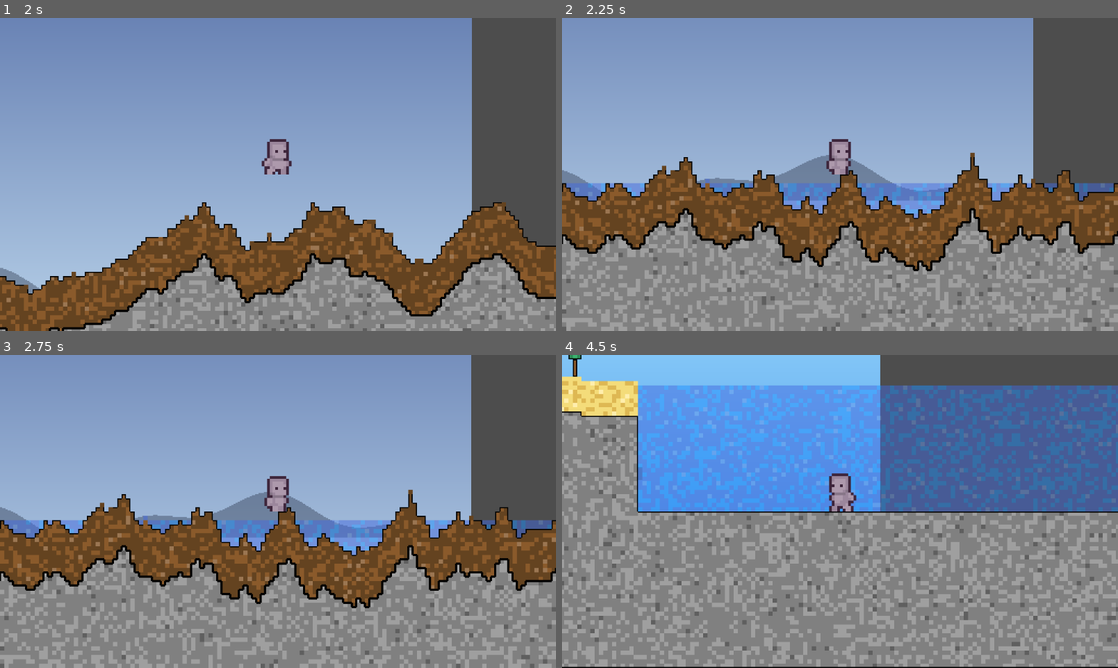
Above: before the commit, frames 1-4 (two rows, left to right).
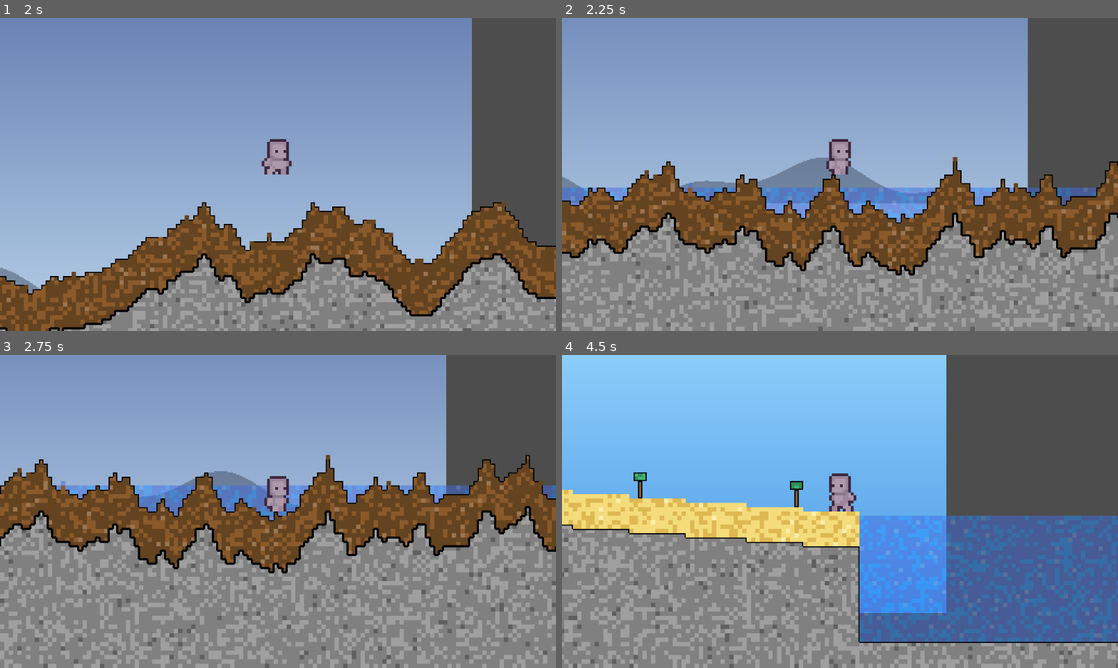
Above: after the commit, the same moments.

Repository: MessrsBrightside/pixel-mixel
Game: Godot game, scene res://scenes/main.tscn
Two runs of this game, one before a commit and one after it. Both use one fixed random seed, a clock stepped at 60 frames per second and the inputs below.
Inputs (mouse positions are in pixels of both pictures, inside the frame that each line leads up to):
- Up to frame 1 (2 s): tap Enter (ui_accept) at 0.5, 0.77, 1.52 s; move the mouse to (400, 158) at 0.52 s; hold Right (ui_right) 0.53-1.28 s; tap 1 at 0.6 s; click (400, 158) at 0.67 s; move the mouse to (166, 190) at 1.27 s; hold Down from 1.28 s (still down); tap 2 at 1.35 s
- Up to frame 2 (2.25 s): move the mouse to (895, 105) at 2.02 s; release Down at 2.03 s; hold Right (ui_right) from 2.03 s (still down); tap 3 at 2.1 s
- Up to frame 3 (2.75 s): keep holding Right (ui_right)
- Up to frame 4 (4.5 s): move the mouse to (812, 574) at 2.77 s; release Right (ui_right) at 2.78 s; hold Up 2.78-3.53 s; tap 4 at 2.85 s; click (812, 574) at 2.92 s; tap Enter (ui_accept) at 3.02, 3.77 s; move the mouse to (1006, 558) at 3.52 s; hold Left (ui_left) from 3.53 s (still down); tap 5 at 3.6 s; move the mouse to (673, 464) at 4.27 s; tap 6 at 4.35 s

Frame 1 is identical in both runs. In frame 2, 27% of the frame differs, in the area x 0-100%, y 0-100%; in frame 3, 43%; in frame 4, 76%.

Commit message:
fix: safe spawn point - scan outward, check solid/air/no-water (#42)
- Update find_spawn_position() to scan outward from center column
- Check safety: solid ground, clear air for HITBOX_H, not underwater
- Add cave fallback: scan from middle of grid if top-scan fails
- Add 5 functional tests: ocean shore, cave, solid ground, air, offset
- Update changelog and test runner

Diff:
--- a/scripts/player.gd
+++ b/scripts/player.gd
@@ -168,8 +168,83 @@
 	if chunk_grid == null:
 		return Vector2.ZERO
 	var size := chunk_grid.get_size()
-	var cx: int = size.x / 2
-	for y in range(size.y):
-		if _is_solid(Vector2i(cx, y)):
-			return Vector2(cx * CHUNK_SIZE + CHUNK_SIZE / 2.0, y * CHUNK_SIZE)
-	return Vector2(cx * CHUNK_SIZE, size.y * CHUNK_SIZE / 2.0)
+	var center: int = size.x / 2
+	var chunks_needed: int = int(ceil(HITBOX_H / float(CHUNK_SIZE)))
+
+	# Scan outward from center column
+	var pos := _find_safe_surface(size, center, chunks_needed, 0, size.y)
+	if pos != Vector2.ZERO:
+		return pos
+
+	# Fallback: scan from middle of grid vertically (cave scenario)
+	var mid_y: int = size.y / 2
+	pos = _find_safe_surface(size, center, chunks_needed, mid_y, size.y)
+	if pos != Vector2.ZERO:
+		return pos
+
+	# Ultimate fallback
+	return Vector2(center * CHUNK_SIZE + CHUNK_SIZE / 2.0, size.y * CHUNK_SIZE / 2.0)
+
+
+func _find_safe_surface(size: Vector2i, center: int, chunks_needed: int, y_start: int, y_end: int) -> Vector2:
+	for offset in range(size.x):
+		var cols: Array[int] = []
+		if offset == 0:
+			cols.append(center)
+		else:
+			if center + offset < size.x:
+				cols.append(center + offset)
+			if center - offset >= 0:
+				cols.append(center - offset)
+		for cx in cols:
+			for y in range(y_start, y_end):
+				var chunk: Variant = chunk_grid.get_chunk(Vector2i(cx, y))
+				if chunk == null:
+					continue
+				# Must be solid and non-liquid
+				if chunk.terrain == 0 or chunk.state == ChunkGrid.State.LIQUID:
+					continue
+				if terrain_defs.size() > chunk.terrain and terrain_defs[chunk.terrain] != null:
+					if terrain_defs[chunk.terrain].passable:
+						continue
+				# Found solid surface — check air above
+				if not _has_clear_air(cx, y, chunks_needed):
+					continue
+				# Check not underwater (no liquid above)
+				if _has_liquid_above(cx, y):
+					continue
+				return Vector2(cx * CHUNK_SIZE + CHUNK_SIZE / 2.0, y * CHUNK_SIZE)
+	return Vector2.ZERO
+
+
+func _has_clear_air(cx: int, surface_y: int, chunks_needed: int) -> bool:
+	for i in range(1, chunks_needed + 1):
+		var check_y: int = surface_y - i
+		if check_y < 0:
+			return true  # Above grid = air
+		var chunk: Variant = chunk_grid.get_chunk(Vector2i(cx, check_y))
+		if chunk == null:
+			return true
+		if chunk.terrain == 0:
+			continue  # Empty = air
+		if chunk.state == ChunkGrid.State.LIQUID:
+			return false  # Liquid in body space = not safe
+		if terrain_defs.size() > chunk.terrain and terrain_defs[chunk.terrain] != null:
+			if terrain_defs[chunk.terrain].passable:
+				continue  # Passable = ok
+		return false  # Solid in body space = not safe
+	return true
+
+
+func _has_liquid_above(cx: int, surface_y: int) -> bool:
+	for y in range(surface_y - 1, -1, -1):
+		var chunk: Variant = chunk_grid.get_chunk(Vector2i(cx, y))
+		if chunk == null:
+			return false
+		if chunk.terrain == 0:
+			continue
+		if chunk.state == ChunkGrid.State.LIQUID:
+			return true
+		# Hit a solid above — no liquid between it and surface
+		return false
+	return false
--- /dev/null
+++ b/tests/test_safe_spawn.gd
@@ -0,0 +1,144 @@
+extends SceneTree
+
+## Functional tests for safe spawn point logic.
+
+const PlayerClass = preload("res://scripts/player.gd")
+const ChunkGridClass = preload("res://scripts/chunk_grid.gd")
+const TerrainDef = preload("res://scripts/terrain_def.gd")
+
+
+func _init() -> void:
+	var passed := 0
+	var failed := 0
+	var solid_def := TerrainDef.new()
+	solid_def.passable = false
+	var defs: Array[TerrainDef] = []
+	defs.resize(4)
+	defs[0] = null
+	defs[1] = solid_def
+	defs[2] = solid_def
+	defs[3] = solid_def
+
+	# --- Test: ocean shore spawn is on sand/dirt, NOT in water ---
+	# Grid: left half water on top of sand, right half dry sand surface
+	var grid := ChunkGridClass.new(64, 40)
+	# Solid sand floor at row 25
+	for x in range(64):
+		for y in range(25, 40):
+			grid.set_chunk(Vector2i(x, y), 1, 0, ChunkGridClass.State.STATIC)
+	# Left half (x 0-31): water above the sand (rows 20-24)
+	for x in range(32):
+		for y in range(20, 25):
+			grid.set_chunk(Vector2i(x, y), 2, 0, ChunkGridClass.State.LIQUID)
+
+	var player := PlayerClass.new()
+	player.chunk_grid = grid
+	player.terrain_defs = defs
+	var spawn := player.find_spawn_position()
+	var spawn_cx: int = int(spawn.x) / 4
+	# Should NOT spawn in the water columns (0-31)
+	if spawn_cx >= 32:
+		passed += 1
+		print("PASS: ocean shore spawn is NOT in water (cx=%d)" % spawn_cx)
+	else:
+		failed += 1
+		print("FAIL: ocean shore spawn is in water column, cx=%d" % spawn_cx)
+
+	# --- Test: cave spawn is in open space ---
+	# Grid: solid everywhere with liquid on top (no valid top-scan), cave opening in middle
+	var cave_grid := ChunkGridClass.new(64, 40)
+	# Fill solid
+	for y in range(40):
+		for x in range(64):
+			cave_grid.set_chunk(Vector2i(x, y), 1, 0, ChunkGridClass.State.STATIC)
+	# Put liquid on top rows (0-7) so _has_liquid_above fails for any surface found from top
+	for y in range(0, 8):
+		for x in range(64):
+			cave_grid.set_chunk(Vector2i(x, y), 2, 0, ChunkGridClass.State.LIQUID)
+	# Carve cave: rows 16-24 at columns 30-34 (floor at row 25)
+	for y in range(16, 25):
+		for x in range(30, 35):
+			cave_grid.set_chunk(Vector2i(x, y), 0, 0, ChunkGridClass.State.STATIC)
+
+	var cave_player := PlayerClass.new()
+	cave_player.chunk_grid = cave_grid
+	cave_player.terrain_defs = defs
+	var cave_spawn := cave_player.find_spawn_position()
+	var cave_cx: int = int(cave_spawn.x) / 4
+	var cave_cy: int = int(cave_spawn.y) / 4
+	# Should spawn at the cave floor (row 25) in columns 30-34
+	if cave_cx >= 30 and cave_cx <= 34 and cave_cy == 25:
+		passed += 1
+		print("PASS: cave spawn is in open space (cx=%d, cy=%d)" % [cave_cx, cave_cy])
+	else:
+		failed += 1
+		print("FAIL: cave spawn not in open space, cx=%d cy=%d" % [cave_cx, cave_cy])
+
+	# --- Test: spawn has solid ground below ---
+	# Reuse the simple grid from ocean test
+	var ground_player := PlayerClass.new()
+	ground_player.chunk_grid = grid
+	ground_player.terrain_defs = defs
+	var ground_spawn := ground_player.find_spawn_position()
+	var ground_chunk_y: int = int(ground_spawn.y) / 4
+	var below: Variant = grid.get_chunk(Vector2i(int(ground_spawn.x) / 4, ground_chunk_y))
+	if below != null and below.terrain != 0 and below.state != ChunkGridClass.State.LIQUID:
+		passed += 1
+		print("PASS: spawn has solid ground below")
+	else:
+		failed += 1
+		print("FAIL: spawn ground is not solid, chunk=%s" % str(below))
+
+	# --- Test: spawn has enough air above for player height ---
+	# HITBOX_H=32, CHUNK_SIZE=4 → needs 8 clear chunks above
+	var air_spawn := ground_player.find_spawn_position()
+	var air_cx: int = int(air_spawn.x) / 4
+	var air_cy: int = int(air_spawn.y) / 4
+	var air_clear := true
+	for i in range(1, 9):  # 8 chunks above
+		var check: Variant = grid.get_chunk(Vector2i(air_cx, air_cy - i))
+		if check != null and check.terrain != 0 and check.state != ChunkGridClass.State.LIQUID:
+			if defs.size() > check.terrain and defs[check.terrain] != null:
+				if not defs[check.terrain].passable:
+					air_clear = false
+					break
+			else:
+				air_clear = false
+				break
+	if air_clear:
+		passed += 1
+		print("PASS: spawn has enough air above for player height")
+	else:
+		failed += 1
+		print("FAIL: spawn does not have enough air above")
+
+	# --- Test: if center is unsafe, spawns at offset position ---
+	# Grid with center column having liquid above surface (underwater = unsafe)
+	var blocked_grid := ChunkGridClass.new(64, 40)
+	for y in range(30, 40):
+		for x in range(64):
+			blocked_grid.set_chunk(Vector2i(x, y), 1, 0, ChunkGridClass.State.STATIC)
+	# Put liquid above center column only (makes center underwater)
+	for y in range(25, 30):
+		blocked_grid.set_chunk(Vector2i(32, y), 2, 0, ChunkGridClass.State.LIQUID)
+
+	var blocked_player := PlayerClass.new()
+	blocked_player.chunk_grid = blocked_grid
+	blocked_player.terrain_defs = defs
+	var blocked_spawn := blocked_player.find_spawn_position()
+	var blocked_cx: int = int(blocked_spawn.x) / 4
+	if blocked_cx != 32:
+		passed += 1
+		print("PASS: center unsafe, spawned at offset cx=%d" % blocked_cx)
+	else:
+		failed += 1
+		print("FAIL: spawned at blocked center column cx=%d" % blocked_cx)
+
+	# --- Summary ---
+	print("")
+	print("%d passed, %d failed" % [passed, failed])
+	if failed > 0:
+		print("TESTS FAILED")
+	else:
+		print("ALL TESTS PASSED")
+	quit()
Not shown, changed: changelog.md
Not shown, changed: tests/run_all_tests.sh
Not shown, added: tests/test_safe_spawn.gd.why.md
